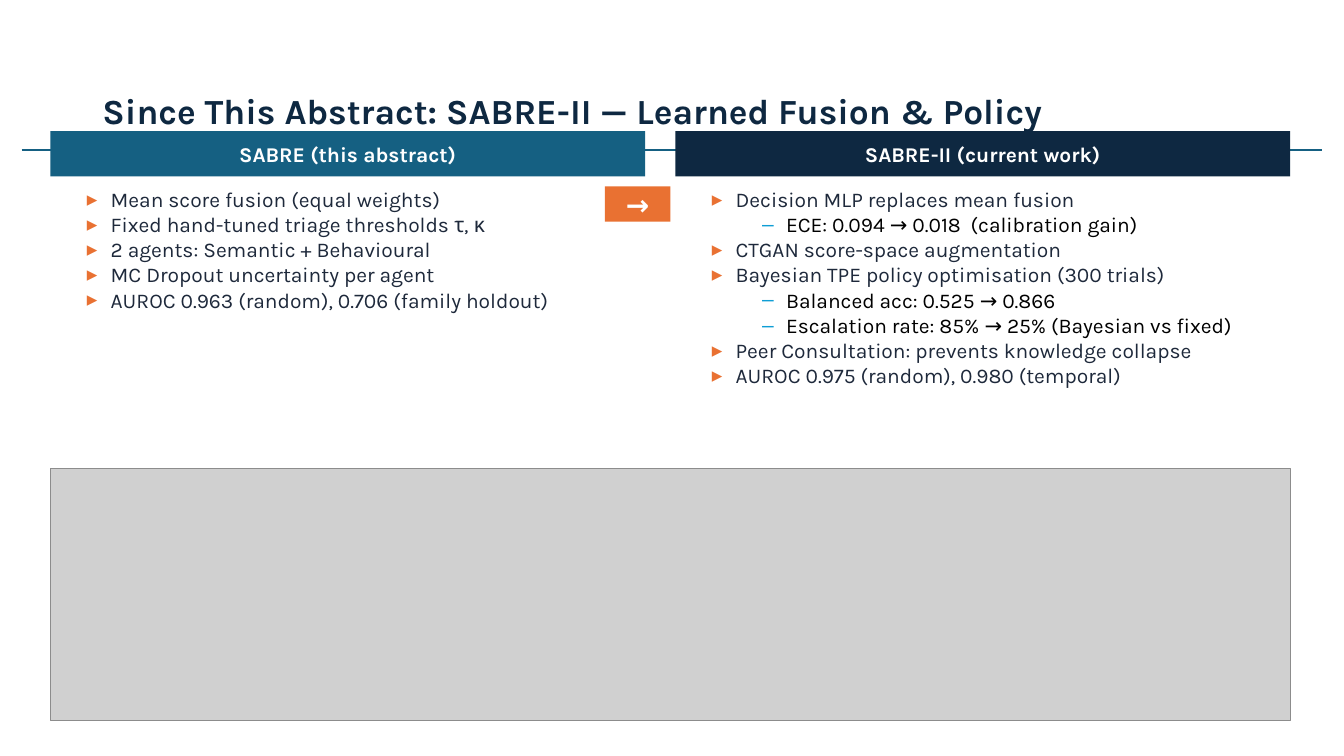
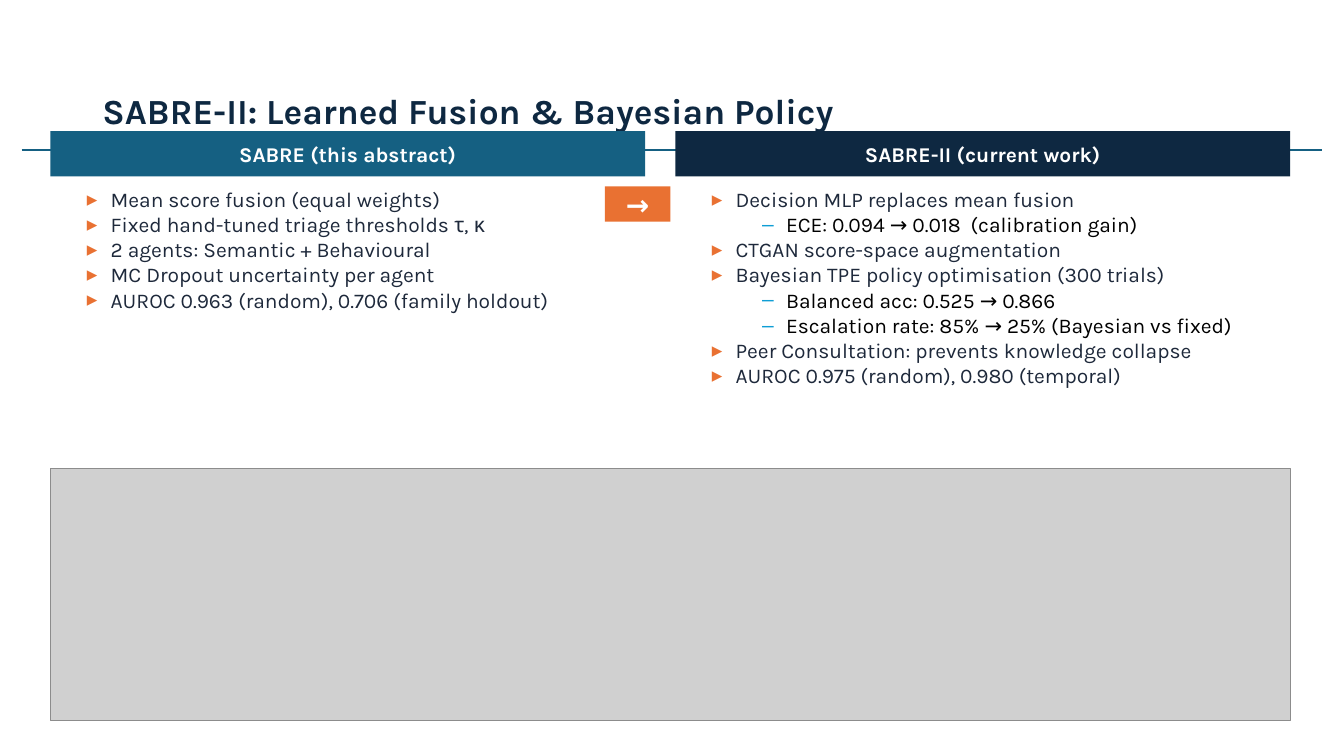
Before and after one commit to Henrinnes/Agentic_SABRE, a slide deck: slide 8 of SABRE_CRANE_SIG_2026.pptx (slide 7 before the commit). Drawn at 1344x756 pixels with LibreOffice and Linux fonts; fonts in the diff are those of the drawing; grey boxes stand for pictures. Boxes give left, top, right and bottom in pixels: in the first picture for what was removed or moved away, otherwise in the second. Text is boxed around its words. In the diff, an @@ line names an element or a change of style, - is before the commit and + after.

```diff
--- a/SABRE_CRANE_SIG_2026.pptx
+++ b/SABRE_CRANE_SIG_2026.pptx
@@ title at (102,99,833,133): text changed @@
-Since This Abstract: SABRE-II — Learned Fusion & Policy
+SABRE-II: Learned Fusion & Bayesian Policy
```
Also in this commit, not shown: 1 slide added, 2 other files.
